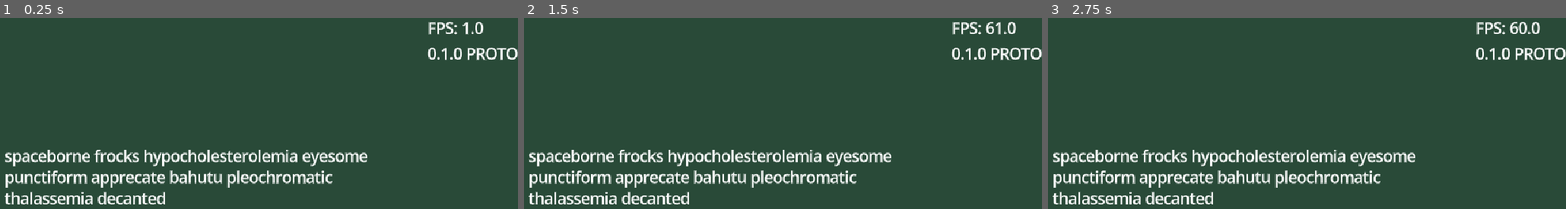
Above: before the commit, frames 1-3 (left to right).
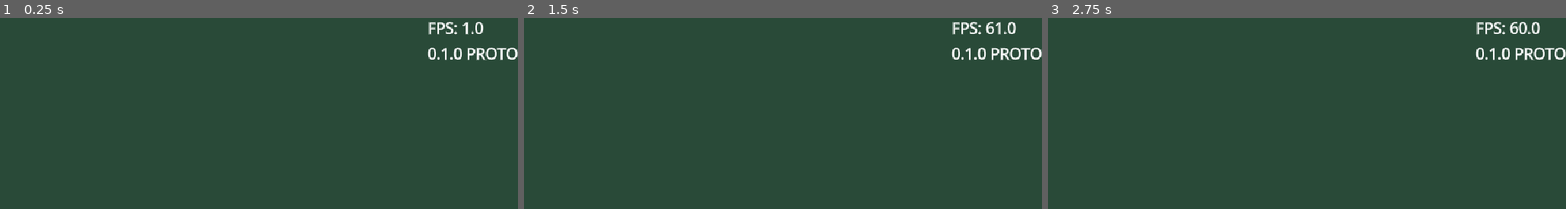
Above: after the commit, the same moments.

Repository: ollyfryguy/Keyboard-Casting
Game: Godot game, scene res://src/game_root.tscn
Same seed, same stepped clock (60 frames per second), same inputs: the game is played once before the commit and once after it.
Inputs:
- Up to frame 1 (0.25 s): no input
- Up to frame 2 (1.5 s): tap Enter at 0.5 s; tap Backspace at 0.6, 1.35 s
- Up to frame 3 (2.75 s): tap Space at 2 s; tap Backspace at 2.1 s

The runs differ from the first frame. In frame 1, 5.6% of the frame differs, in the area x 0-71%, y 69-98%; in frame 2, 5.6%; in frame 3, 5.6%.

Commit message:
File Format Refactoring (UNFINISHED)

Diff:
--- a/new-game-project/InputCharacterDisplay.gd
+++ b/new-game-project/InputCharacterDisplay.gd
@@ -1,17 +1,21 @@
 extends Control
 
+var shownText : String = ""
 @onready var label : Label = $MarginContainer/CenterContainer/Label
-var shownText : String = ""
+
+
 
 # Called when the node enters the scene tree for the first time.
 func _ready() -> void:
 	GlobalActiveList.LastWordUpdated.connect(resetText)
 	pass # Replace with function body.
 
+
 # Called every frame. 'delta' is the elapsed time since the previous frame.
 func _process(_delta: float) -> void:
 	label.text = shownText
 	pass
+
 
 func recieveInputUpdate(_oldText : String, _newText : String) -> void:
 
@@ -19,8 +23,9 @@
 	if (_oldText.length() > _newText.length()):
 		shownText = shownText.left(shownText.length() - 1)
 	else:
-		var charToAdd : String = _newText.substr(_oldText.length())
-		shownText += charToAdd
+		var _charToAdd : String = _newText.substr(_oldText.length())
+		shownText += _charToAdd
+
 
 func resetText() -> void:
 	shownText = ""
--- a/new-game-project/InputParser.gd
+++ b/new-game-project/InputParser.gd
@@ -1,6 +1,10 @@
 extends Node
 
+## Takes the old input before the update and the new input after the update as args.
+signal updatedText(oldInput : String, newInput : String)
+
 var currentInput : String = ""
+
 ## Time in MS when another character will be added to the current input while holding the given button.
 @export var repeatCharTimeMS : float
 ## Time in MS when the repeat character timer starts.
@@ -9,12 +13,7 @@
 @onready var repeatTimer : Timer = $RepeatTimer
 @onready var startTimer : Timer = $StartTimer
 
-## Takes the old input before the update and the new input after the update as args.
-signal updatedText(oldInput : String, newInput : String)
 
-func backspaceText() -> void:
-	currentInput = currentInput.left(currentInput.length() - 1)
-	onTextUpdated()
 
 func _unhandled_key_input(event: InputEvent) -> void:
 	if event is InputEventKey and event.pressed and !event.is_echo():
@@ -25,21 +24,14 @@
 			startTimer.stop()
 			repeatTimer.stop()
 
-	var charCode: int = event.unicode
+	var _charCode: int = event.unicode
 
 	#32 is space. Unicode characters below 32 are system commands.
-	if charCode >= 32:
-		currentInput += char(charCode)
+	if _charCode >= 32:
+		currentInput += char(_charCode)
 		onTextUpdated()
 		pass
 	pass
-
-
-func onTextUpdated() -> void:
-	#print("Full String: ", currentInput)
-	var oldInput : String = GlobalActiveList.PlayerText
-	GlobalActiveList.PlayerText = currentInput
-	updatedText.emit(oldInput, currentInput)
 
 
 # Called when the node enters the scene tree for the first time.
@@ -49,14 +41,25 @@
 	updatedText.connect(GlobalActiveList.PlayerTextUpdate)
 	updatedText.connect(get_parent().recieveInputUpdate)
 
+
+func backspaceText() -> void:
+	currentInput = currentInput.left(currentInput.length() - 1)
+	onTextUpdated()
+
+
+func onTextUpdated() -> void:
+	#print("Full String: ", currentInput)
+	var _oldInput : String = GlobalActiveList.PlayerText
+	GlobalActiveList.PlayerText = currentInput
+	updatedText.emit(_oldInput, currentInput)
+
+
 # Handles repeated backspacing start delay
 func onStartTimerTimeout() -> void:
 	backspaceText()
 	repeatTimer.start()
-	pass # Replace with function body.
+
 
 # Handles repeated backspacing rate
 func onRepeatTimerTimeout() -> void:
-	if currentInput.length() > 0:
-		backspaceText()
-	pass # Replace with function body.
+	if currentInput.length() > 0: backspaceText()
--- a/new-game-project/src/GlobalActiveList.gd
+++ b/new-game-project/src/GlobalActiveList.gd
@@ -1,4 +1,7 @@
 extends Node
+
+signal LastWordUpdated()
+signal FinishedLastWord()
 
 ## The Active List is the String containing the difference between [member KnownText] and [member PlayerText].
 ## When [member KnownText] is "The Brown Fox" and [member PlayerText] is "The Brown" ActiveList is "Fox"
@@ -19,19 +22,45 @@
 ## All text, post modifier.
 var KnownText : String = ""
 
-var _lastPlayerText : String = ""
-var _lastKnownText : String = ""
+var lastPlayerText : String = ""
+var lastKnownText : String = ""
 var lastCompletedWord : String = ""
 
 #var regexPattern : String = "(?<=\\s)(\\w+)(?=\\s)"
 var regexPattern : String = "(\\w+)(?=\\s)"
 @onready var regex : RegEx = RegEx.create_from_string(regexPattern)
 
-signal LastWordUpdated()
-signal FinishedLastWord()
+
+
+func _process(_delta: float) -> void:
+
+	#Inefficient, but unable to be abstracted directly out to PlayerTextUpdate
+	if lastCompletedWord != LastCompletedWord():
+		lastCompletedWord = LastCompletedWord()
+		print("Last Completed Word Updated")
+		LastWordUpdated.emit()
+
+	#TO-DO; Can be abstracted out of process to run in PlayerTextUpdate(). Probably.
+
+	# If no change has been made to either text, return.
+	if PlayerText == lastPlayerText and KnownText == lastKnownText:
+		return
+
+	lastPlayerText = PlayerText
+	lastKnownText = KnownText
+
+	var sharedLength := 0
+	while sharedLength < KnownText.length() and sharedLength < PlayerText.length() and KnownText.substr(sharedLength, 1) == PlayerText.substr(sharedLength, 1):
+		sharedLength += 1
+	UsedList = KnownText.substr(0, sharedLength)
+
+	if KnownText.begins_with(PlayerText):
+		ActiveList = KnownText.substr(PlayerText.length())
+
 
 func TextFinishedCheck() -> void:
 	pass
+
 
 func LastCompletedWord() -> String:
 	"""
@@ -46,33 +75,6 @@
 	else:
 		return ""
 
+
 func PlayerTextUpdate(_oldInput : String, _newInput : String) -> void:
 	pass
-
-func _ready() -> void:
-	pass
-
-func _process(_delta: float) -> void:
-
-	#Inefficient, but unable to be abstracted directly out to PlayerTextUpdate
-	if lastCompletedWord != LastCompletedWord():
-		lastCompletedWord = LastCompletedWord()
-		print("Last Completed Word Updated")
-		LastWordUpdated.emit()
-
-	#TO-DO; Can be abstracted out of process to run in PlayerTextUpdate(). Probably.
-
-	# If no change has been made to either text, return.
-	if PlayerText == _lastPlayerText and KnownText == _lastKnownText:
-		return
-
-	_lastPlayerText = PlayerText
-	_lastKnownText = KnownText
-
-	var sharedLength := 0
-	while sharedLength < KnownText.length() and sharedLength < PlayerText.length() and KnownText.substr(sharedLength, 1) == PlayerText.substr(sharedLength, 1):
-		sharedLength += 1
-	UsedList = KnownText.substr(0, sharedLength)
-
-	if KnownText.begins_with(PlayerText):
-		ActiveList = KnownText.substr(PlayerText.length())
--- a/new-game-project/src/HUDManager.gd
+++ b/new-game-project/src/HUDManager.gd
@@ -1,31 +1,24 @@
 extends Control
+
+signal propogatedInputUpdate(oldText : String, newText : String)
 
 @export var BackgroundScene : PackedScene
 @export var TextDisplayScene : PackedScene
 @export var CharacterDisplayScene : PackedScene
 
-signal propogatedInputUpdate(oldText : String, newText : String)
+@onready var Background : Control = BackgroundScene.instantiate()
+@onready var TextDisplay : Control = TextDisplayScene.instantiate()
+@onready var CharacterDisplay : Control = CharacterDisplayScene.instantiate()
 
 # Called when the node enters the scene tree for the first time.
 func _ready() -> void:
-	var Background : Control = BackgroundScene.instantiate()
+
 	add_child(Background)
+	add_child(TextDisplay)
+	add_child(CharacterDisplay)
 
-	var TextDisplay : Control = TextDisplayScene.instantiate()
-	add_child(TextDisplay)
-
-	var CharacterDisplay : Control = CharacterDisplayScene.instantiate()
-	add_child(CharacterDisplay)
 	propogatedInputUpdate.connect(CharacterDisplay.recieveInputUpdate)
 
 
-	pass # Replace with function body.
-
-
-# Called every frame. 'delta' is the elapsed time since the previous frame.
-func _process(_delta: float) -> void:
-	pass
-
 func propogateInputUpdate(oldText : String, newText : String) -> void:
 	propogatedInputUpdate.emit(oldText, newText)
-	pass
--- a/new-game-project/src/RootScript.gd
+++ b/new-game-project/src/RootScript.gd
@@ -1,22 +1,15 @@
 extends Node
 
 
-func quit_game() -> void:
-	get_tree().root.propagate_notification(NOTIFICATION_WM_CLOSE_REQUEST)
-	get_tree().quit()
 
 func _unhandled_input(event: InputEvent) -> void:
 	if not OS.is_debug_build():
 		return
 
 	if event.is_action_pressed(&"debug_quit"):
-		quit_game()
-
-# Called when the node enters the scene tree for the first time.
-func _ready() -> void:
-	pass # Replace with function body.
+		quitGame()
 
 
-# Called every frame. 'delta' is the elapsed time since the previous frame.
-func _process(delta: float) -> void:
-	pass
+func quitGame() -> void:
+	get_tree().root.propagate_notification(NOTIFICATION_WM_CLOSE_REQUEST)
+	get_tree().quit()
--- a/new-game-project/src/Scenes/shift_modifier_timer.tscn
+++ b/new-game-project/src/Scenes/shift_modifier_timer.tscn
@@ -10,4 +10,4 @@
 wait_time = 8.0
 one_shot = true
 
-[connection signal="timeout" from="Timer" to="." method="_on_timer_timeout"]
+[connection signal="timeout" from="Timer" to="." method="_onTimerTimeout"]
--- a/new-game-project/src/SystemManager.gd
+++ b/new-game-project/src/SystemManager.gd
@@ -1,25 +1,25 @@
 extends Node
 
-#All High Level Systems
+signal propogateInputUpdate(oldText : String, newText : String)
+
+# All High Level Systems
 @export var DictionaryParserScene : PackedScene
 @export var ModifierHandlerScene : PackedScene
 @export var InputParserScene : PackedScene
 
-#Testing Only
+# Testing Only
 @export var ShiftModifierScene : PackedScene
 
-signal propogateInputUpdate(oldText : String, newText : String)
+@onready var DictionaryParser : Node = DictionaryParserScene.instantiate()
+@onready var ModifierHandler : Node = ModifierHandlerScene.instantiate()
+@onready var InputParser : Node = InputParserScene.instantiate()
 
 # Called when the node enters the scene tree for the first time.
 func _ready() -> void:
 
-	var DictionaryParser : Node = DictionaryParserScene.instantiate()
 	add_child(DictionaryParser)
-	var ModifierHandler : Node = ModifierHandlerScene.instantiate()
 	add_child(ModifierHandler)
-	var InputParser : Node = InputParserScene.instantiate()
 	add_child(InputParser)
-
 
 	#Testing Only
 	var ShiftModifier : Node = ShiftModifierScene.instantiate()
@@ -37,7 +37,3 @@
 func recieveInputUpdate(oldText : String, newText : String) -> void:
 	propogateInputUpdate.emit(oldText, newText)
 	pass
-
-# Called every frame. 'delta' is the elapsed time since the previous frame.
-func _process(_delta: float) -> void:
-	pass
--- a/new-game-project/src/UI/Scenes/DebugTextOverlay.gd
+++ b/new-game-project/src/UI/Scenes/DebugTextOverlay.gd
@@ -15,6 +15,7 @@
 func _process(_delta: float) -> void:
 	FPSLabel.text = "FPS: " + str(Engine.get_frames_per_second())
 
+
 func addVersionToInfoLabel() -> void:
-	var versionStr : String = ProjectSettings.get_setting(VERSION_SETTING)
-	VersionInfo.text += versionStr
+	var _versionStr : String = ProjectSettings.get_setting(VERSION_SETTING)
+	VersionInfo.text += _versionStr
--- a/new-game-project/src/UI/Scenes/TextSizePropogater.gd
+++ b/new-game-project/src/UI/Scenes/TextSizePropogater.gd
@@ -3,19 +3,17 @@
 @export var textLabel : RichTextLabel
 
 
+
 # Called when the node enters the scene tree for the first time.
 func _ready() -> void:
-	var resX : float = get_viewport().get_visible_rect().size.x
-	var padding : float = get_theme_constant("margin_left") + get_theme_constant("margin_right")
-	textLabel.custom_maximum_size = Vector2((resX - padding), -1.0)
-	pass # Replace with function body.
+	var _resX : float = get_viewport().get_visible_rect().size.x
+	var _padding : float = get_theme_constant("margin_left") + get_theme_constant("margin_right")
+	textLabel.custom_maximum_size = Vector2((_resX - _padding), -1.0)
 
 
 # Called every frame. 'delta' is the elapsed time since the previous frame.
 func _process(_delta: float) -> void:
-
 	textLabel.text = str(grayOutText(GlobalActiveList.UsedList), GlobalActiveList.ActiveList)
-	pass
 
 
 func escapeBBCode(text: String) -> String:
@@ -23,6 +21,7 @@
 	text = text.replace("]", "[rb]")
 	return text
 
+
 func grayOutText(text : String) -> String:
 	text = escapeBBCode(text)
 	return "[color=gray]%s[/color]" % text
--- a/new-game-project/src/dictionary/DictionaryParser.gd
+++ b/new-game-project/src/dictionary/DictionaryParser.gd
@@ -1,4 +1,6 @@
 extends Node
+
+signal wordSendRequest(wordList : String)
 
 @export var dictionary : JSON
 
@@ -6,54 +8,55 @@
 var currentWords : PackedStringArray = []
 var formattedWordList : String = ""
 
-signal wordSendRequest(wordList : String)
+
 
 # Called when the node enters the scene tree for the first time.
 func _ready() -> void:
-	var textFile : FileAccess = FileAccess.open(dictionary.get_path(), FileAccess.READ)
-	var json : JSON = JSON.new()
-	var parseResult : int = json.parse(textFile.get_as_text())
+	var _textFile : FileAccess = FileAccess.open(dictionary.get_path(), FileAccess.READ)
+	var _json : JSON = JSON.new()
+	var _parseResult : int = _json.parse(_textFile.get_as_text())
 
-	if parseResult == OK:
-		var jsonData : Dictionary = json.data
+	if _parseResult == OK:
+		var jsonData : Dictionary = _json.data
 		if typeof(jsonData) == TYPE_DICTIONARY:
 			words = jsonData.keys()
 	else:
-		print("JSON Parse Error: ", json.get_error_message(), " in ", JSON.stringify(dictionary), " at line ", json.get_error_line())
+		print("JSON Parse Error: ", _json.get_error_message(), " in ", JSON.stringify(dictionary), " at line ", _json.get_error_line())
 
 	# Test Case
 	currentWords.append_array(getRandomWord(10))
 	formattedWordList = formatWordArray(currentWords)
 	wordSendRequest.emit(formattedWordList)
-	GlobalActiveList.KnownText = formattedWordList
+
+	#GlobalActiveList.KnownText = formattedWordList
 
 	#GlobalActiveList.ActiveListArray = currentWords
 	#GlobalActiveList.ActiveList = formatWordArray(currentWords)
 	#print(GlobalActiveList.ActiveListArray)
 	#print(GlobalActiveList.ActiveList)
 
-	pass # Replace with function body.
-
-func getRandomWord(count: int) -> PackedStringArray:
-	var wordArray : Array = []
-
-	for i in count:
-		wordArray.append(words.pick_random())
-	return wordArray
-
-func formatWordArray(array: PackedStringArray) -> String:
-	var string : String = " ".join(array)
-	# String cannot have multiple spaces (see @abstract_modifier)
-	if string.contains("  "):
-		string = string.replace("  ", " ")
-	return string
-
-# Meant to be accessed via signal from System Manager.
-func sendWord(wordList : String) -> void:
-	wordSendRequest.emit(wordList)
 
 # Called every frame. 'delta' is the elapsed time since the previous frame.
 func _process(_delta: float) -> void:
 	#TEMP
 	wordSendRequest.emit(formattedWordList)
 	pass
+
+
+func getRandomWord(count: int) -> PackedStringArray:
+	var _wordArray : Array = []
+
+	for i in count:
+		_wordArray.append(words.pick_random())
+	return _wordArray
+
+func formatWordArray(array: PackedStringArray) -> String:
+	var _string : String = " ".join(array)
+	# String cannot have multiple spaces (see @abstract_modifier)
+	if _string.contains("  "):
+		_string = _string.replace("  ", " ")
+	return _string
+
+# Meant to be accessed via signal from System Manager.
+func sendWord(wordList : String) -> void:
+	wordSendRequest.emit(wordList)
--- a/new-game-project/src/format/scriptFormat.gd
+++ b/new-game-project/src/format/scriptFormat.gd
@@ -74,6 +74,7 @@
 File names: snake_case
 Class names: PascalCase
 Node names: PascalCase
+Built-In Functions: snake_case
 Functions: camelCase
 Variables: camelCase
 Constants: CONSTANT_CASE
--- a/new-game-project/src/modifiers/shift_modifier.gd
+++ b/new-game-project/src/modifiers/shift_modifier.gd
@@ -16,37 +16,36 @@
 func shiftText() -> void:
 
 
-	var knownTextArray : PackedStringArray = textToWordArray(knownText)
+	var _knownTextArray : PackedStringArray = textToWordArray(knownText)
 	randomize()
-	var randomWordIndex : int = randomIndex(knownTextArray)
+	var _randomWordIndex : int = randomIndex(_knownTextArray)
 	@warning_ignore("shadowed_variable_base_class")
-	var randomWord : String = knownTextArray[randomWordIndex]
-	knownTextArray.remove_at(randomWordIndex)
+	var _randomWord : String = _knownTextArray[_randomWordIndex]
+	_knownTextArray.remove_at(_randomWordIndex)
 
 
-	var characterArray : PackedStringArray
-	for index in randomWord.length():
-		var originalCharacter : String = randomWord[index]
-		var character : String = originalCharacter.to_lower()
-		if character == " ":
-			characterArray.append(originalCharacter)
-		elif alphabet.find(character) != -1:
-			var shiftedCharacter : String
-			if alphabet.find(character) != alphabet.size() - 1:
-				shiftedCharacter = alphabet.get(alphabet.find(character) + shiftAmount)
+	var _characterArray : PackedStringArray
+	for index in _randomWord.length():
+		var _originalCharacter : String = _randomWord[index]
+		var _character : String = _originalCharacter.to_lower()
+		if _character == " ":
+			_characterArray.append(_originalCharacter)
+		elif alphabet.find(_character) != -1:
+			var _shiftedCharacter : String
+			if alphabet.find(_character) != alphabet.size() - 1:
+				_shiftedCharacter = alphabet.get(alphabet.find(_character) + shiftAmount)
 			else: # Loop Back Around for Z
-				shiftedCharacter = alphabet.get(0)
-			if originalCharacter != character:
-				shiftedCharacter = shiftedCharacter.to_upper()
-			characterArray.append(shiftedCharacter)
+				_shiftedCharacter = alphabet.get(0)
+			if _originalCharacter != _character:
+				_shiftedCharacter = _shiftedCharacter.to_upper()
+			_characterArray.append(_shiftedCharacter)
 		else:
-			push_error("Couldn't find character; not in standard alphabet.")
+			push_error("Couldn't find _character; not in standard alphabet.")
 
-	knownTextArray.insert(randomWordIndex, "".join(characterArray))
-	var shiftedText : String = " ".join(knownTextArray)
+	_knownTextArray.insert(_randomWordIndex, "".join(_characterArray))
+	var shiftedText : String = " ".join(_knownTextArray)
 
 	# DEBUG ONLY
 	print("Initial Text: ", knownText)
 	print("Shifted Text: ", shiftedText)
 	GlobalActiveList.KnownText = shiftedText
-	pass
--- a/new-game-project/src/modifiers/shift_modifier_timer.gd
+++ b/new-game-project/src/modifiers/shift_modifier_timer.gd
@@ -16,43 +16,41 @@
 func shiftText() -> void:
 
 
-	var knownTextArray : PackedStringArray = textToWordArray(knownText)
+	var _knownTextArray : PackedStringArray = textToWordArray(knownText)
 	randomize()
-	var randomWordIndex : int = randomIndex(knownTextArray)
+	var _randomWordIndex : int = randomIndex(_knownTextArray)
 	@warning_ignore("shadowed_variable_base_class")
-	var randomWord : String = knownTextArray[randomWordIndex]
-	knownTextArray.remove_at(randomWordIndex)
+	var _randomWord : String = _knownTextArray[_randomWordIndex]
+	_knownTextArray.remove_at(_randomWordIndex)
 
 
-	var characterArray : PackedStringArray
-	for index in randomWord.length():
-		var originalCharacter : String = randomWord[index]
-		var character : String = originalCharacter.to_lower()
-		if character == " ":
-			characterArray.append(originalCharacter)
-		elif alphabet.find(character) != -1:
-			var shiftedCharacter : String
-			if alphabet.find(character) != alphabet.size() - 1:
-				shiftedCharacter = alphabet.get(alphabet.find(character) + shiftAmount)
+	var _characterArray : PackedStringArray
+	for index in _randomWord.length():
+		var _originalCharacter : String = _randomWord[index]
+		var _character : String = _originalCharacter.to_lower()
+		if _character == " ":
+			_characterArray.append(_originalCharacter)
+		elif alphabet.find(_character) != -1:
+			var _shiftedCharacter : String
+			if alphabet.find(_character) != alphabet.size() - 1:
+				_shiftedCharacter = alphabet.get(alphabet.find(_character) + shiftAmount)
 			else: # Loop Back Around for Z
-				shiftedCharacter = alphabet.get(0)
-			if originalCharacter != character:
-				shiftedCharacter = shiftedCharacter.to_upper()
-			characterArray.append(shiftedCharacter)
+				_shiftedCharacter = alphabet.get(0)
+			if _originalCharacter != _character:
+				_shiftedCharacter = _shiftedCharacter.to_upper()
+			_characterArray.append(_shiftedCharacter)
 		else:
-			push_error("Couldn't find character; not in standard alphabet.")
+			push_error("Couldn't find _character; not in standard alphabet.")
 
-	knownTextArray.insert(randomWordIndex, "".join(characterArray))
-	var shiftedText : String = " ".join(knownTextArray)
+	_knownTextArray.insert(_randomWordIndex, "".join(_characterArray))
+	var shiftedText : String = " ".join(_knownTextArray)
 
 	# DEBUG ONLY
 	print("Initial Text: ", knownText)
 	print("Shifted Text: ", shiftedText)
 	GlobalActiveList.KnownText = shiftedText
-	pass
 
 
-func _on_timer_timeout() -> void:
+func _onTimerTimeout() -> void:
 	print("Timer Timed Out")
 	shiftText()
-	pass # Replace with function body.
